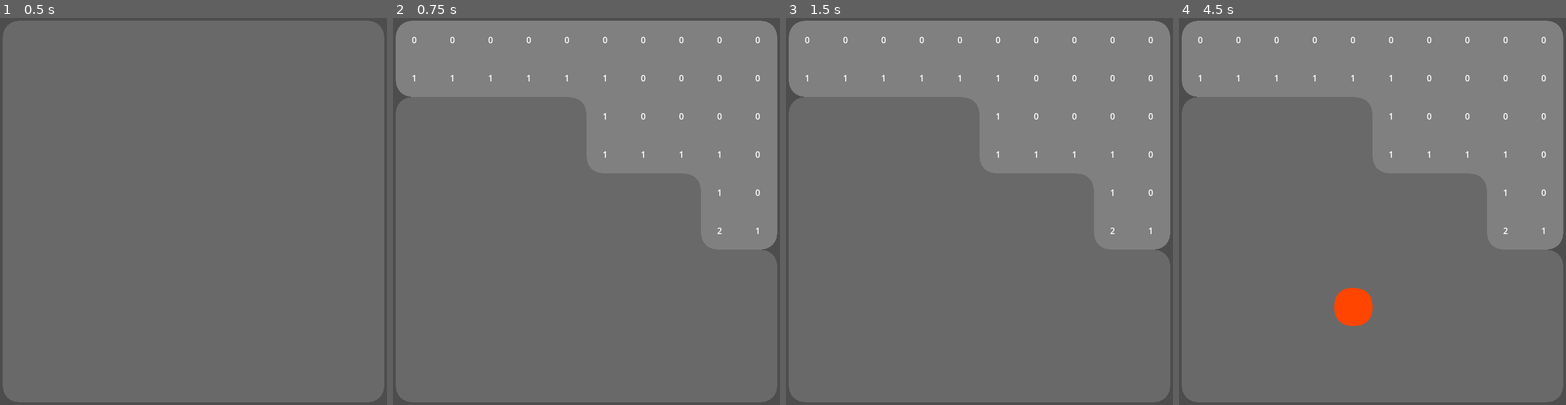
Above: before the commit, frames 1-4 (left to right).
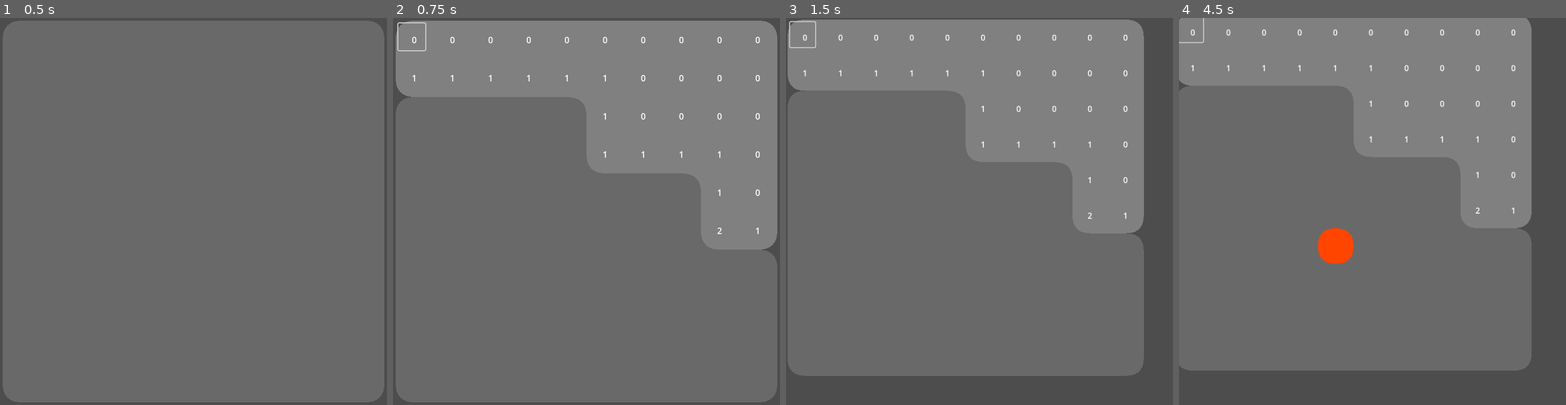
Above: after the commit, the same moments.

Repository: Dramura5088/mobile-minesweeper
Game: Godot game, scene res://minesweeper.tscn
Two runs of this game, one before a commit and one after it. Both use one fixed random seed, a clock stepped at 60 frames per second and the inputs below.
Inputs (mouse positions are in pixels of both pictures, inside the frame that each line leads up to):
- Up to frame 1 (0.5 s): no input
- Up to frame 2 (0.75 s): click (412, 37) at 0.52 s
- Up to frame 3 (1.5 s): tap Enter at 1.25 s; move the mouse to (1064, 192) at 1.27 s; tap Mouse wheel down (ScrollDown, bound only after the commit) at 1.35 s
- Up to frame 4 (4.5 s): tap Mouse wheel up (ScrollUp, bound only after the commit) at 1.55, 2.1, 3.05 s; tap Space at 2, 3.5 s; move the mouse to (1295, 230) at 2.02 s; tap Mouse wheel down (ScrollDown, bound only after the commit) at 2.3, 3.8, 4.35 s; tap Enter at 2.75, 4.25 s; move the mouse to (1411, 126) at 2.77 s; click (1411, 126) at 2.85 s; move the mouse to (1353, 288) at 3.52 s; right-click (1353, 288) at 3.6 s; move the mouse to (1488, 269) at 4.27 s

Frame 1 is identical in both runs. In frame 2, less than 0.1% of the frame differs, in the area x 1-9%, y 1-9%; in frame 3, 14%; in frame 4, 19%, in the area x 0-100%, y 0-100%.

Commit message:
shelved project

Diff:
--- a/gridManager.gd
+++ b/gridManager.gd
@@ -9,6 +9,9 @@
 @export var bufferSize: int = 10
 @export var bombs: int = 10
 @export var dragStrength: float = 2.5
+@export var maxScale:float=2.0
+@export var minScale:float=.9
+@export var scrollSpeed:float=4
 
 # LINE WIDTH
 @export var gridLinesWidth:int = 5
@@ -50,7 +53,6 @@
 # MESH GEN
 var color1:Color = Color.DIM_GRAY
 var color3:Color = Color.WEB_GRAY
-
 
 # Called when the node enters the scene tree for the first time.
 func _ready() -> void:
@@ -106,6 +108,26 @@
 			queue_redraw()
 		else: # NOT DRAG
 			onTilePressRightClick()
+
+	var zoomAmount = delta * scrollSpeed
+
+	if Input.is_action_just_released("ScrollUp"):
+		var new_scale = Vector2(clamp(self.scale.x + zoomAmount, minScale, maxScale),clamp(self.scale.y + zoomAmount, minScale, maxScale))
+		var scale_diff = (self.scale.length()/new_scale.length()) - 1
+		print(scale_diff)
+		self.scale = new_scale
+		if (new_scale.x != minScale and new_scale.x != maxScale) or (new_scale.y != minScale and new_scale.y != maxScale):
+			self.positionOffset -= screen_size * -scale_diff * zoomAmount/2
+			self.position = originalPos + positionOffset
+
+	elif Input.is_action_just_released("ScrollDown"):
+		var new_scale = Vector2(clamp(self.scale.x - zoomAmount, minScale, maxScale),clamp(self.scale.y - zoomAmount, minScale, maxScale))
+		var scale_diff = (self.scale.length()/new_scale.length()) - 1
+		print(scale_diff)
+		self.scale = new_scale
+		if (new_scale.x != minScale and new_scale.x != maxScale) or (new_scale.y != minScale and new_scale.y != maxScale):
+			self.positionOffset += screen_size * -scale_diff * zoomAmount/2
+			self.position = originalPos + positionOffset
 
 	if isDragging:
 		var movementDifference:Vector2 = dragStart - viewPort.get_mouse_position()
@@ -159,9 +181,9 @@
 			grid_new[pos] = grid[pos]
 	return grid_new
 
-
 func gridPosToWorldPos(gridPos: Vector2i) -> Vector2:
 	var _scale:Vector2 = getScreenSizeScale()
+	_scale = Vector2(_scale.x * self.scale.x, _scale.y * self.scale.y)
 
 	var x:float = gridPos.x * _scale.x + bufferSize/2.0
 	var y:float = gridPos.y * _scale.y + bufferSize/2.0
@@ -170,6 +192,7 @@
 
 func worldPosToGridPos(worldPos: Vector2) -> Vector2i:
 	var _scale:Vector2 = getScreenSizeScale()
+	_scale = Vector2(_scale.x * self.scale.x, _scale.y * self.scale.y)
 
 	var x:int = int(int(worldPos.x - positionOffset.x) / _scale.x)
 	var y:int = int(int(worldPos.y - positionOffset.y) / _scale.y)
--- a/minesweeper.tscn
+++ b/minesweeper.tscn
@@ -1,10 +1,21 @@
-[gd_scene load_steps=4 format=3 uid="uid://dn4altfvkrygt"]
+[gd_scene load_steps=5 format=3 uid="uid://dn4altfvkrygt"]
 
 [ext_resource type="Script" uid="uid://copwuke41tg61" path="res://gridManager.gd" id="1_1jydy"]
 [ext_resource type="PackedScene" uid="uid://dao1g460lobac" path="res://tileLabel.tscn" id="2_7nxku"]
 [ext_resource type="PackedScene" uid="uid://cjydu4b1ci8s" path="res://tileMesh.tscn" id="3_xrf8k"]
+[ext_resource type="Texture2D" uid="uid://rrleirwqnh61" path="res://Garden Cozy Kit UI/Post/Assets/Menu Buttons/Clear Menu Buttons/Grass-Buttons-arrow3.png" id="4_nlm7j"]
 
-[node name="Node2D" type="Node2D"]
+[node name="Game" type="Node2D"]
 script = ExtResource("1_1jydy")
 tileLabel_Scene = ExtResource("2_7nxku")
 tileMesh_Scene = ExtResource("3_xrf8k")
+
+[node name="Setting Button" type="Button" parent="."]
+offset_left = 10.0
+offset_top = 10.0
+offset_right = 60.0
+offset_bottom = 60.0
+icon = ExtResource("4_nlm7j")
+flat = true
+icon_alignment = 1
+expand_icon = true
--- a/project.godot
+++ b/project.godot
@@ -33,6 +33,16 @@
 "events": [Object(InputEventMouseButton,"resource_local_to_scene":false,"resource_name":"","device":-1,"window_id":0,"a …(253 unchanged characters)…
 ]
 }
+ScrollUp={
+"deadzone": 0.2,
+"events": [Object(InputEventMouseButton,"resource_local_to_scene":false,"resource_name":"","device":-1,"window_id":0,"alt_pressed":false,"shift_pressed":false,"ctrl_pressed":false,"meta_pressed":false,"button_mask":0,"position":Vector2(0, 0),"global_position":Vector2(0, 0),"factor":1.0,"button_index":4,"canceled":false,"pressed":false,"double_click":false,"script":null)
+]
+}
+ScrollDown={
+"deadzone": 0.2,
+"events": [Object(InputEventMouseButton,"resource_local_to_scene":false,"resource_name":"","device":-1,"window_id":0,"alt_pressed":false,"shift_pressed":false,"ctrl_pressed":false,"meta_pressed":false,"button_mask":0,"position":Vector2(0, 0),"global_position":Vector2(0, 0),"factor":1.0,"button_index":5,"canceled":false,"pressed":false,"double_click":false,"script":null)
+]
+}
 
 [rendering]
 
